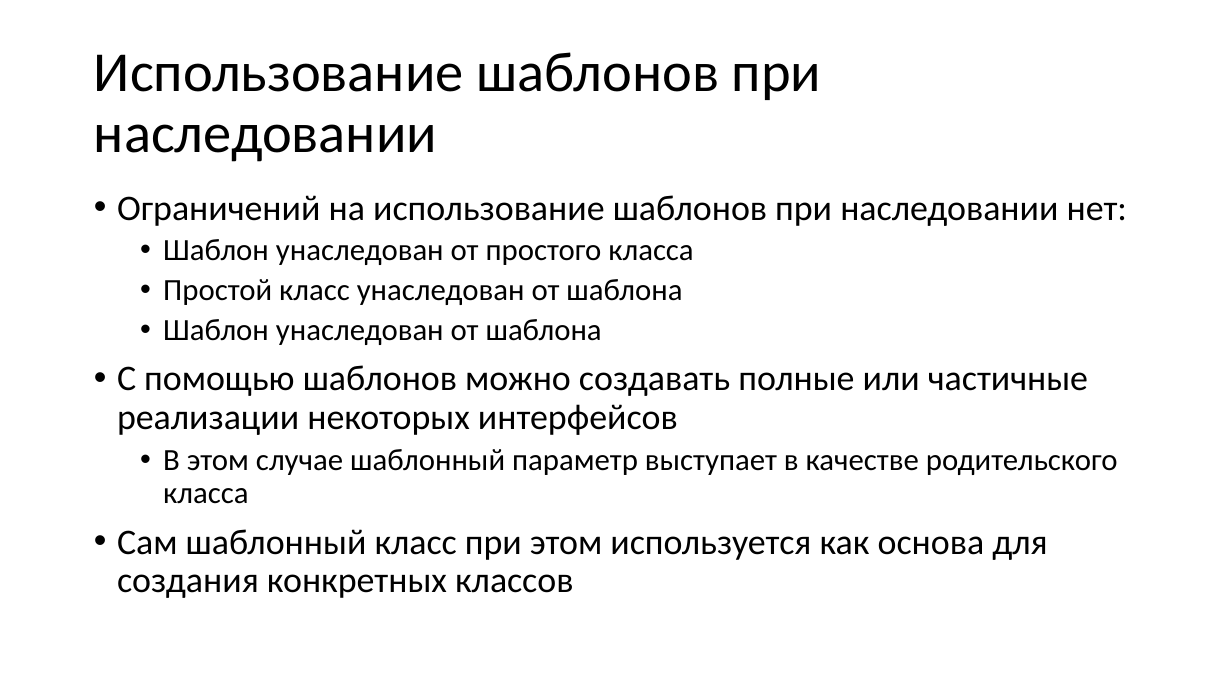
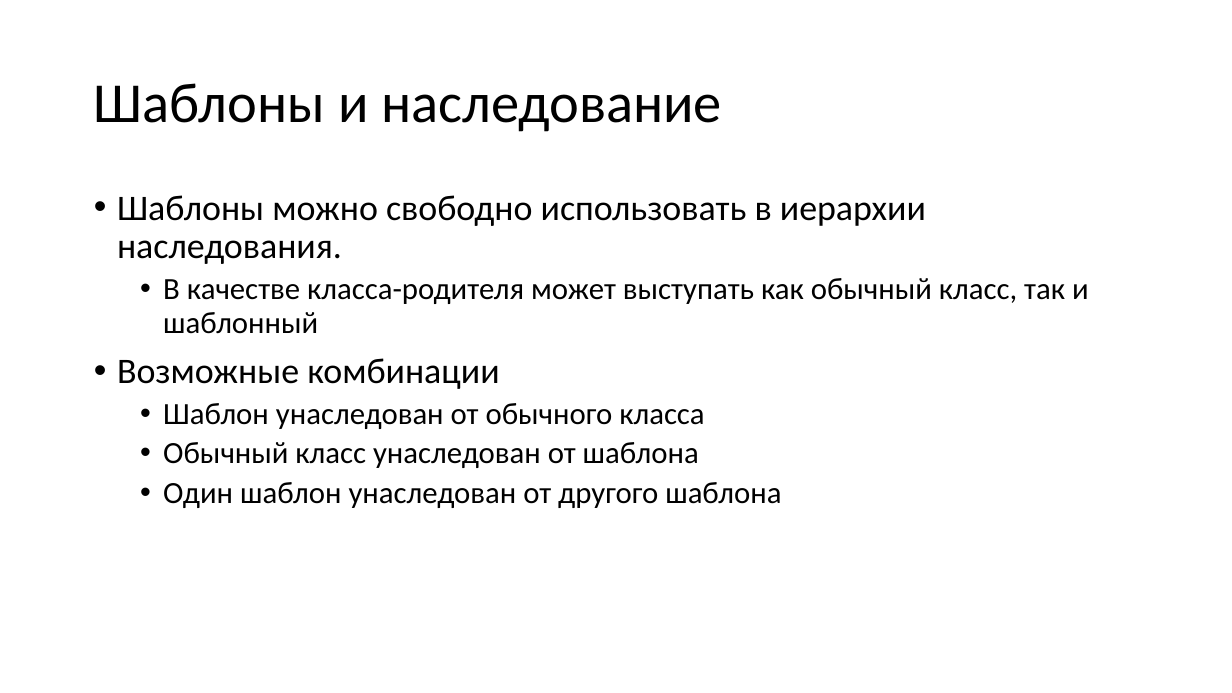
Before and after one commit to alexey-malov/oop, a slide deck: slide 51 of lectures/06/Обобщенное программирование, шаблоны.pptx (slide 48 before the commit). Drawn at 1232x693 pixels with LibreOffice and Linux fonts; fonts in the diff are those of the drawing. Boxes give left, top, right and bottom in pixels: in the first picture for what was removed or moved away, otherwise in the second. Text is boxed around its words. In the diff, an @@ line names an element or a change of style, - is before the commit and + after.

Commit message:
обновил примеры и лекции по теме Шаблоны

```diff
--- a/lectures/06/Обобщенное программирование, шаблоны.pptx
+++ b/lectures/06/Обобщенное программирование, шаблоны.pptx
@@ title at box(94, 83, 722, 132): text changed @@
-Использование шаблонов при наследовании
+Шаблоны и наследование
@@ text at box(117, 195, 1089, 508): text changed; size 28 to 24 pt @@
-• Ограничений на использование шаблонов при наследовании нет:
-  • Шаблон унаследован от простого класса
-  • Простой класс унаследован от шаблона
-  • Шаблон унаследован от шаблона
-• С помощью шаблонов можно создавать полные или частичные реализации некоторых интерфейсов
-  • В этом случае шаблонный параметр выступает в качестве родительского класса
-• Сам шаблонный класс при этом используется как основа для создания конкретных классов
+• Шаблоны можно свободно использовать в иерархии наследования.
+  • В качестве класса-родителя может выступать как обычный класс, так и шаблонный
+• Возможные комбинации
+  • Шаблон унаследован от обычного класса
+  • Обычный класс унаследован от шаблона
+  • Один шаблон унаследован от другого шаблона
```
Also in this commit, not shown: 17 other slides changed, 16 slides added, 3 slides removed, 21 other files.
